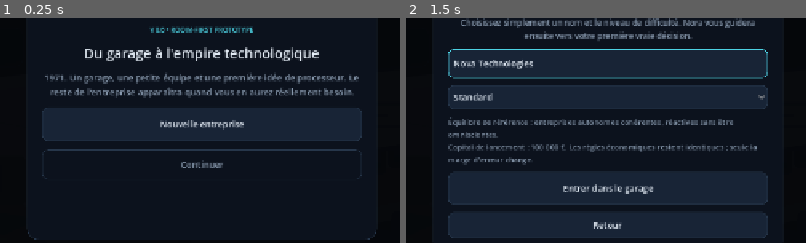
Above: before the commit, frames 1-2 (left to right).
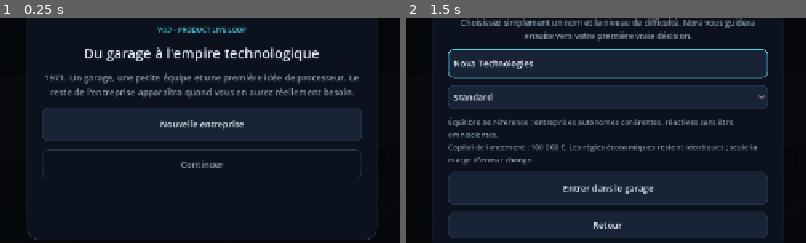
Above: after the commit, the same moments.

Repository: vadorus/addonhardwaregame2d
Game: Godot game, scene res://main.tscn
Two runs of this game, one before a commit and one after it. Both use one fixed random seed, a clock stepped at 60 frames per second and the inputs below.
Inputs:
- Up to frame 1 (0.25 s): no input
- Up to frame 2 (1.5 s): click "Nouvelle entreprise" at 0.5 s; click "Ⅱ" at 1.25 s
The pictures show only the part of the screen within x 25-75%, y 30-80%; the shares and areas given below are measured in that part.

The runs differ from the first frame. In frame 1, 0.4% of the frame differs, in the area x 37-64%, y 3-7%; in frame 2, nothing differs.

Commit message:
chore: label V0.7 builds correctly

Diff:
--- a/main.gd
+++ b/main.gd
@@ -993,7 +993,7 @@
 	brand.horizontal_alignment = HORIZONTAL_ALIGNMENT_CENTER
 	brand.add_theme_color_override("font_color", APP_CYAN)
 	setup_title_box.add_child(brand)
-	var version := _eyebrow("V0.6 • ROOM-FIRST PROTOTYPE")
+	var version := _eyebrow("V0.7 - PRODUCT LIVE LOOP")
 	version.horizontal_alignment = HORIZONTAL_ALIGNMENT_CENTER
 	setup_title_box.add_child(version)
 	var title := _label("Du garage à l'empire technologique", 22)
--- a/project.godot
+++ b/project.godot
@@ -14,7 +14,7 @@
 
 [application]
 
-config/name="Tech Empire Prototype V0.6 — Room-first UI"
+config/name="Tech Empire Prototype V0.7 - Product Live Loop"
 run/main_scene="uid://e28phl1nvy5i"
 config/features=PackedStringArray("4.7", "Forward Plus")
 config/icon="res://icon.svg"
Not shown, changed: export_presets.cfg
Not shown, changed: .github/workflows/android-build.yml
